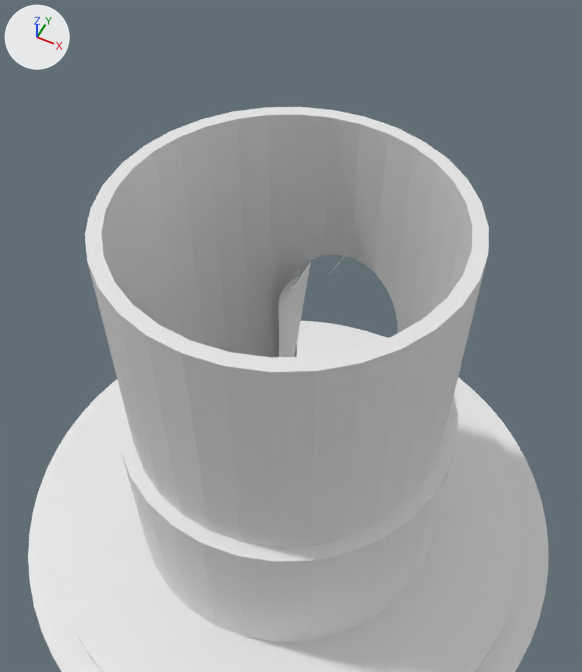
Renders of the Blender file 4/3d_modeling/lab2/lab.blend from each side of a commit.
Before and after are seen from a camera (50 mm lens) standing at (1.83, -3.61, 7.2) and looking at (0.01, 0.04, 2.64). The lights are fixed; the arrows at upper left show +X, +Y and +Z. The older version comes first.

Script lines for the objects in view, before the commit:
```python
ob_béziercurve = bpy.data.objects.new('BézierCurve', cu_béziercurve_001)
ob_béziercurve.location = (0.0, 3.0, 0.0)
ob_фасад = bpy.data.objects.new('Фасад', me_circle_001)
ob_фасад.location = (0.0, 0.0, 2.07)
ob_цоколь = bpy.data.objects.new('Цоколь', me_circle)
ob_цоколь.location = (0.0, 0.0, 0.0)
```
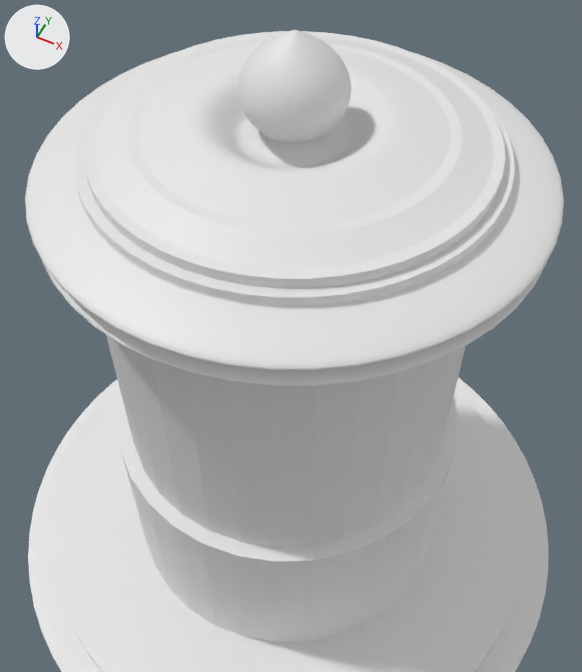
Commit message: 3d lab2: step 8

Changed parts and their boxes (x1, y1, x2, y2) in the pictures (582 x 672 px):
'BézierCurve', now drawn
    after: (25, 30, 564, 386)

Patch to the scene script:
```diff
--- a/4/3d_modeling/lab2/lab.blend.py
+++ b/4/3d_modeling/lab2/lab.blend.py
@@ me_béziercurve_001 @@
+me_béziercurve_001.from_pydata(...)  # 7536 vertices, 7488 faces; spans x -2.49..2.49, y 0.0..1.6, z -2.49..2.49
+me_béziercurve_001.polygons.foreach_set('use_smooth', [True] * 7488)
@@ ob_béziercurve @@
-ob_béziercurve = bpy.data.objects.new('BézierCurve', cu_béziercurve_001)
-ob_béziercurve.location = (0.0, 3.0, 0.0)
+ob_béziercurve = bpy.data.objects.new('BézierCurve', me_béziercurve_001)
+ob_béziercurve.location = (0.0, 0.1, 4.0)
+ob_béziercurve.rotation_euler = (1.571, 0.0, 0.0)  # degrees (90, 0, 0)
+ob_béziercurve.scale = (0.657, 0.657, 0.657)
```
